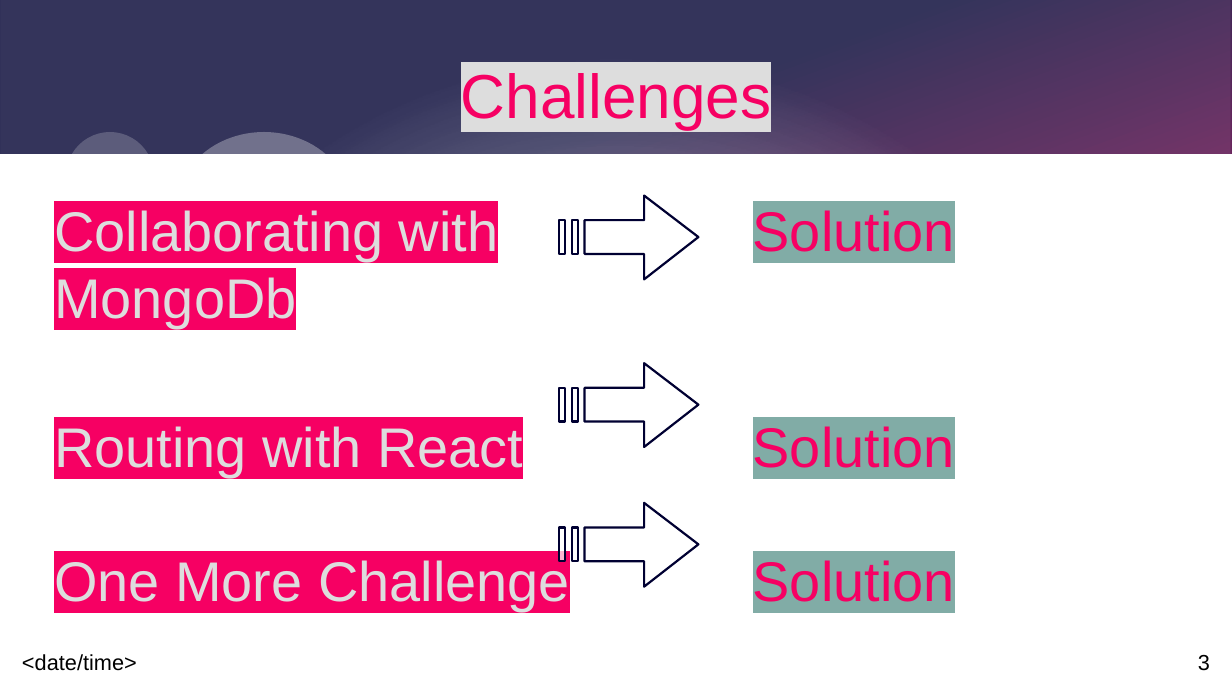
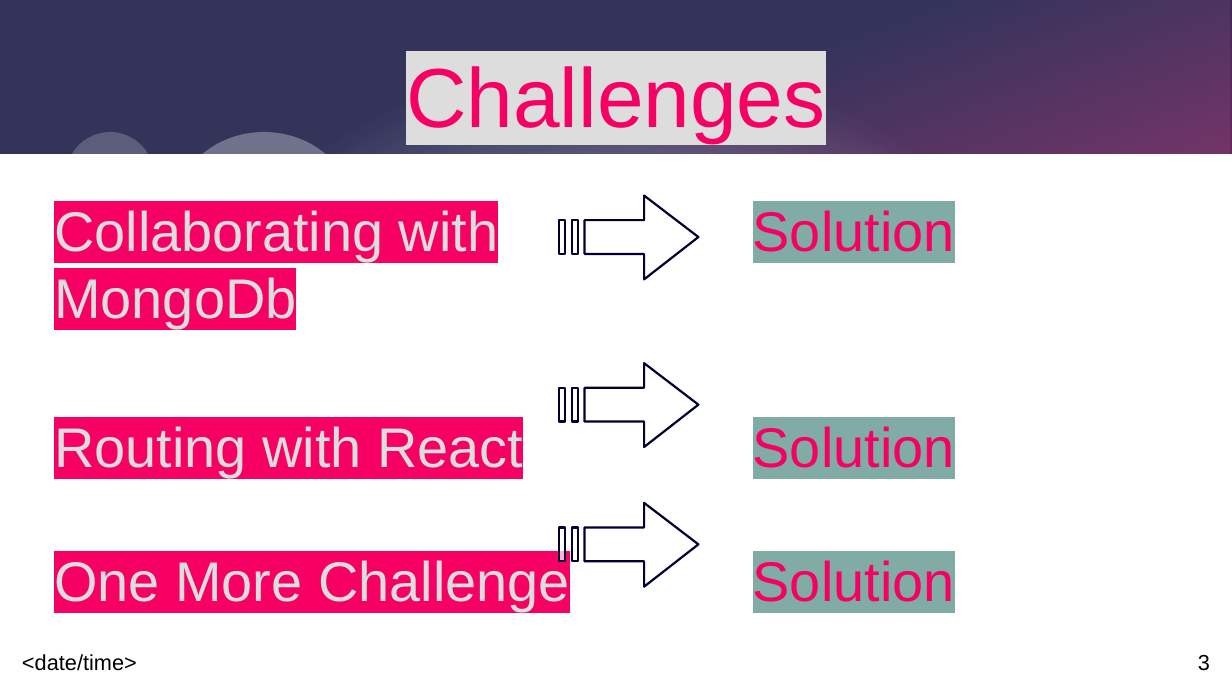
Before and after one commit to CodecoolGlobal/freestyle-mern-project-react-lillitaz, a slide deck: slide 3 of präsentation/CrudeMovieDb-PP.odp. Drawn at 1232x693 pixels with LibreOffice and Linux fonts; fonts in the diff are those of the drawing. Boxes give left, top, right and bottom in pixels: in the first picture for what was removed or moved away, otherwise in the second. Text is boxed around its words. In the diff, an @@ line names an element or a change of style, - is before the commit and + after.

```diff
--- a/präsentation/CrudeMovieDb-PP.odp
+++ b/präsentation/CrudeMovieDb-PP.odp
@@ title "Challenges" at [406,66,825,142]: size 40 to 54 pt @@
```
Also in this commit, not shown: 2 other slides changed.
